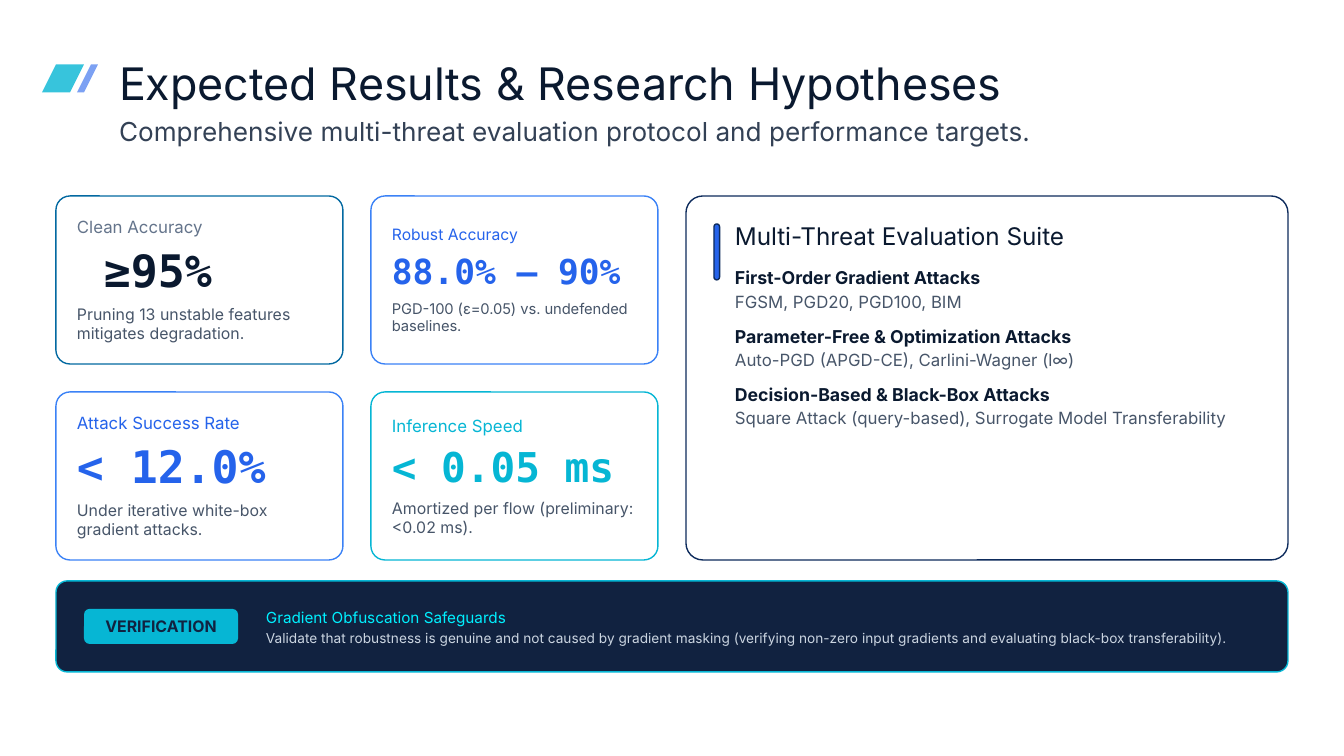
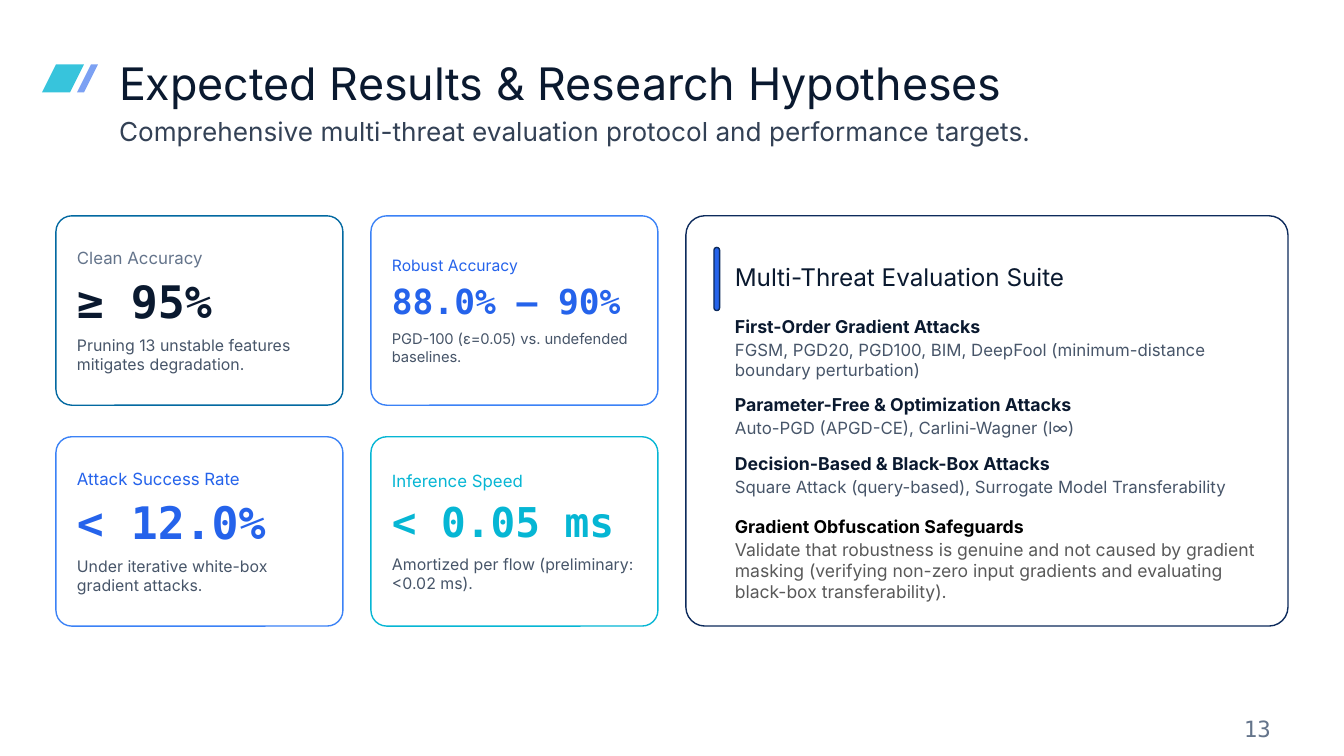
Before and after one commit to sadman128/aml_rocm_native, a slide deck: slide 13 of docs/pre_defense/predefense.pptx. Drawn at 1344x756 pixels with LibreOffice and Linux fonts; fonts in the diff are those of the drawing; background and template pictures are left out. Boxes give left, top, right and bottom in pixels: in the first picture for what was removed or moved away, otherwise in the second. Text is boxed around its words. In the diff, an @@ line names an element or a change of style, - is before the commit and + after.

```diff
--- a/docs/pre_defense/predefense.pptx
+++ b/docs/pre_defense/predefense.pptx
@@ text "Clean Accuracy": place and size @@
-text "Clean Accuracy" at bbox=[77, 220, 291, 343]
+text "Clean Accuracy" at bbox=[77, 251, 291, 374]
@@ rounded rectangle: place and size @@
-rounded rectangle at bbox=[56, 196, 344, 364]
+rounded rectangle at bbox=[56, 216, 344, 406]
@@ text "Robust Accuracy": place and size @@
-text "Robust Accuracy" at bbox=[392, 228, 628, 331]
+text "Robust Accuracy" at bbox=[392, 259, 628, 362]
@@ rounded rectangle: place and size @@
-rounded rectangle at bbox=[371, 196, 659, 364]
+rounded rectangle at bbox=[371, 216, 659, 406]
@@ rounded rectangle: place and size @@
-rounded rectangle at bbox=[685, 196, 1288, 560]
+rounded rectangle at bbox=[685, 216, 1288, 626]
@@ rounded rectangle: place and size @@
-rounded rectangle at bbox=[714, 224, 719, 281]
+rounded rectangle at bbox=[714, 247, 719, 310]
@@ text at bbox=[735, 268, 1065, 333]: more space between paragraphs; less space between paragraphs @@
@@ text "Multi-Threat Evaluation Suite": place and size @@
-text "Multi-Threat Evaluation Suite" at bbox=[735, 227, 1226, 428]
+text "Multi-Threat Evaluation Suite" at bbox=[735, 268, 1254, 602]
@@ text at bbox=[131, 285, 212, 319]: spaces changed @@
-≥95%
+≥ 95%
@@ text at bbox=[735, 343, 1205, 380]: text changed @@
-FGSM, PGD20, PGD100, BIM
+FGSM, PGD20, PGD100, BIM, DeepFool (minimum-distance boundary perturbation)
@@ text "Attack Success Rate": place and size @@
-text "Attack Success Rate" at bbox=[77, 416, 267, 539]
+text "Attack Success Rate" at bbox=[77, 472, 267, 595]
@@ rounded rectangle: place and size @@
-rounded rectangle at bbox=[56, 392, 344, 560]
+rounded rectangle at bbox=[56, 437, 344, 626]
@@ text "Inference Speed": place and size @@
-text "Inference Speed" at bbox=[392, 419, 633, 535]
+text "Inference Speed" at bbox=[392, 474, 633, 591]
@@ rounded rectangle: place and size @@
-rounded rectangle at bbox=[371, 392, 659, 560]
+rounded rectangle at bbox=[371, 437, 659, 626]
@@ text at bbox=[735, 519, 1254, 602]: paragraphs added @@
+Gradient Obfuscation Safeguards
+Validate that robustness is genuine and not caused by gradient masking (verifying non-zero input gradients and evaluating black-box transferability).
@@ group removed at bbox=[56, 581, 1289, 672]: 2 rounded rectangles, 2 texts @@
-VERIFICATION
-Gradient Obfuscation Safeguards
-Validate that robustness is genuine and not caused by gradient masking (verifying non-zero input gradients and evaluating black-box transferability).
@@ text added at bbox=[1244, 720, 1271, 738], 12 pt, text #64748B @@
+13
```
Also in this commit, not shown: 11 other slides changed, 3 slides added, 2 slides removed, 53 other files.
